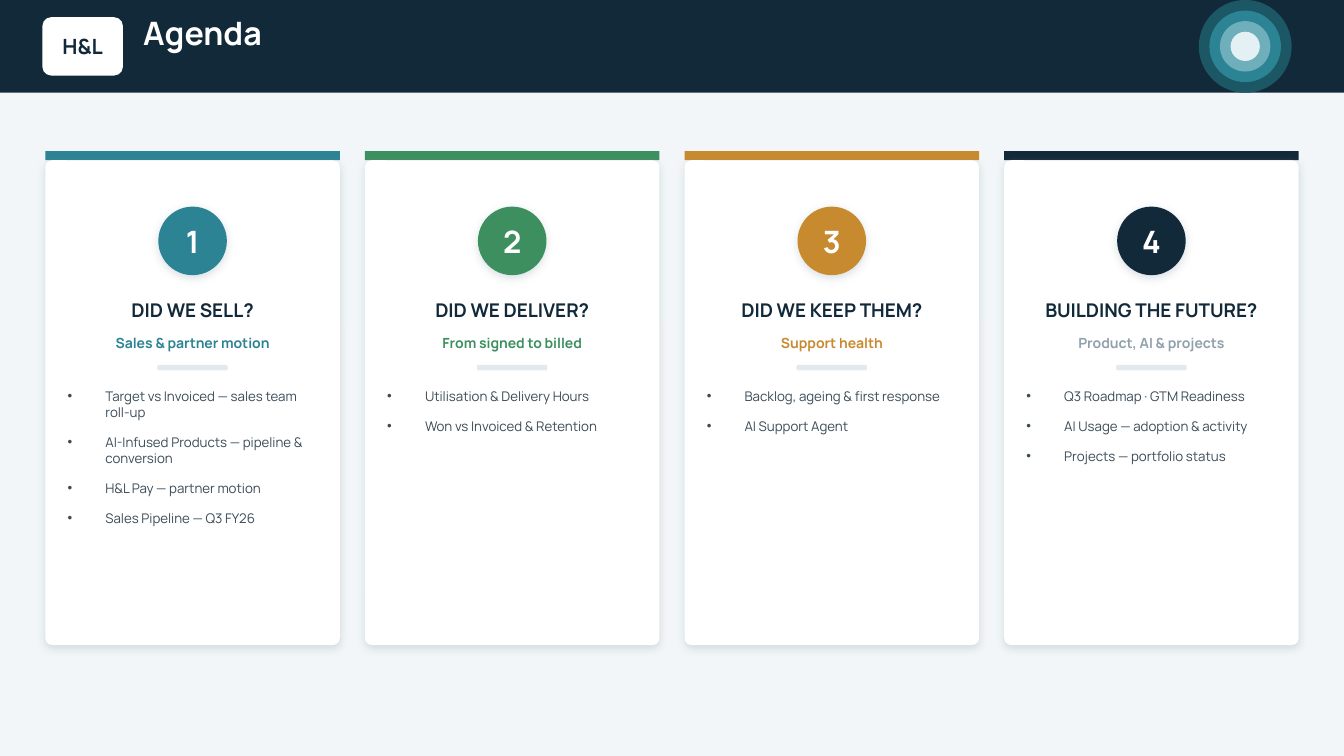
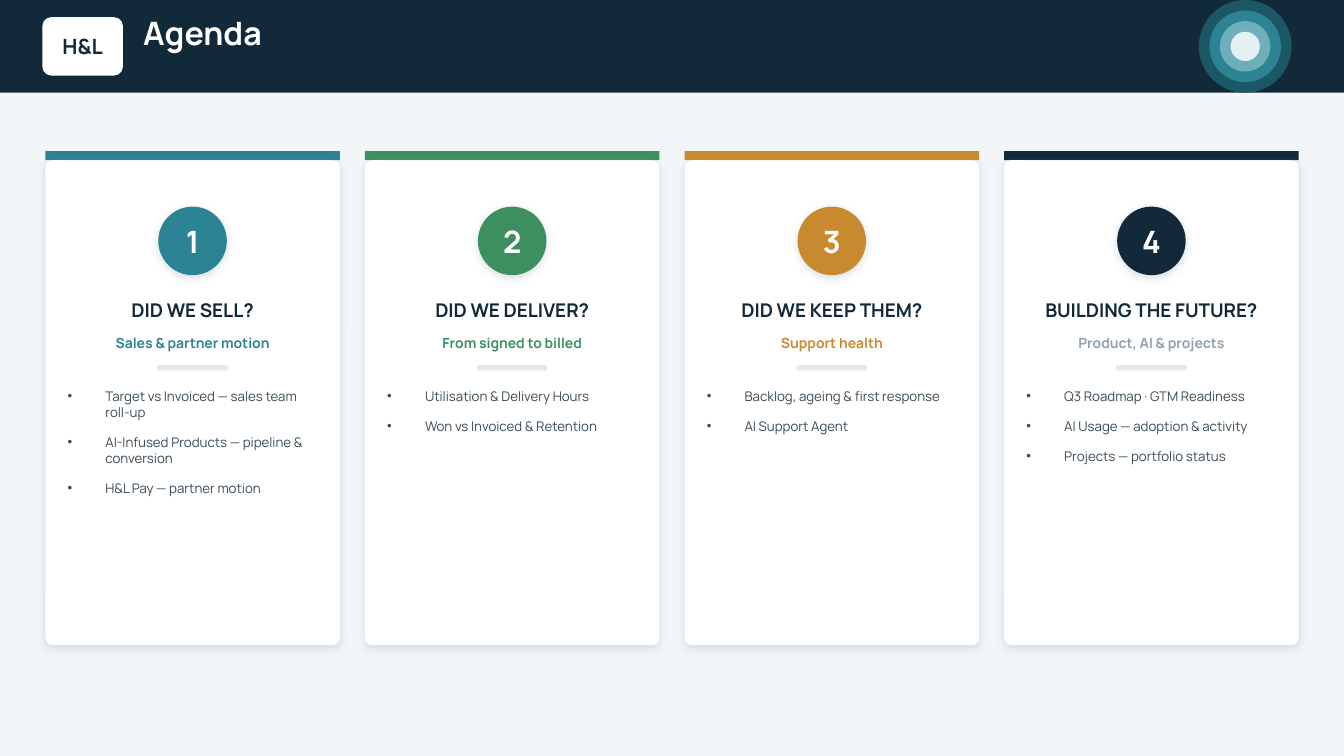
Before and after one commit to ihorner-hl/leadership-reporting, a slide deck: slide 2 of exec-deck/output/H&L Weekly Update - WC 14 Sep 2026.pptx. Drawn at 1344x756 pixels with LibreOffice and Linux fonts; fonts in the diff are those of the drawing. Boxes give left, top, right and bottom in pixels: in the first picture for what was removed or moved away, otherwise in the second. Text is boxed around its words. In the diff, an @@ line names an element or a change of style, - is before the commit and + after.

```diff
--- a/exec-deck/output/H&L Weekly Update - WC 14 Sep 2026.pptx
+++ b/exec-deck/output/H&L Weekly Update - WC 14 Sep 2026.pptx
@@ text at (x1=105, y1=513, x2=255, y2=526): paragraph removed @@
-• Sales Pipeline — Q3 FY26
```
Also in this commit, not shown: 4 other slides changed, 1 slide removed, 2 other files.
